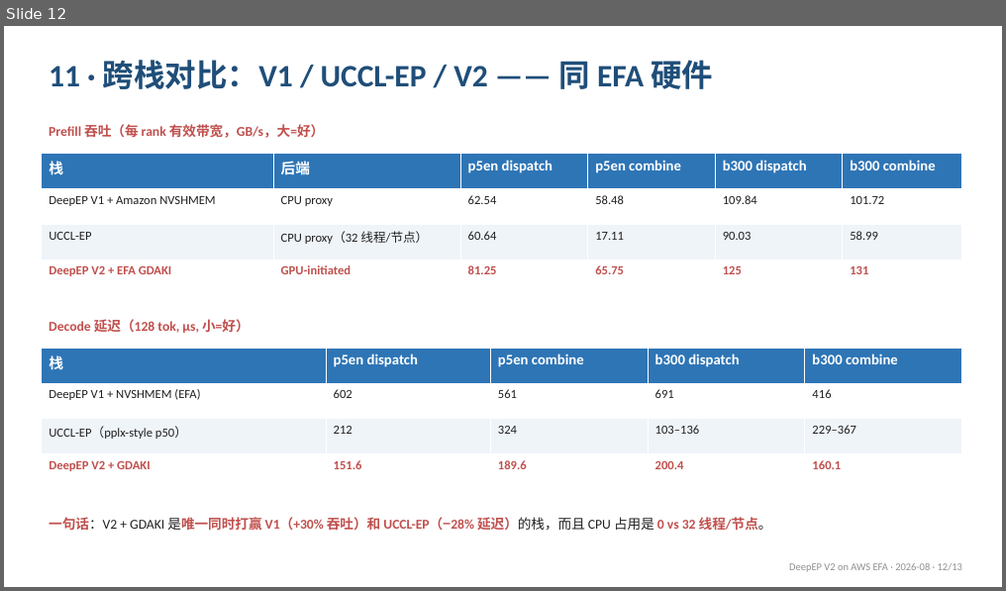
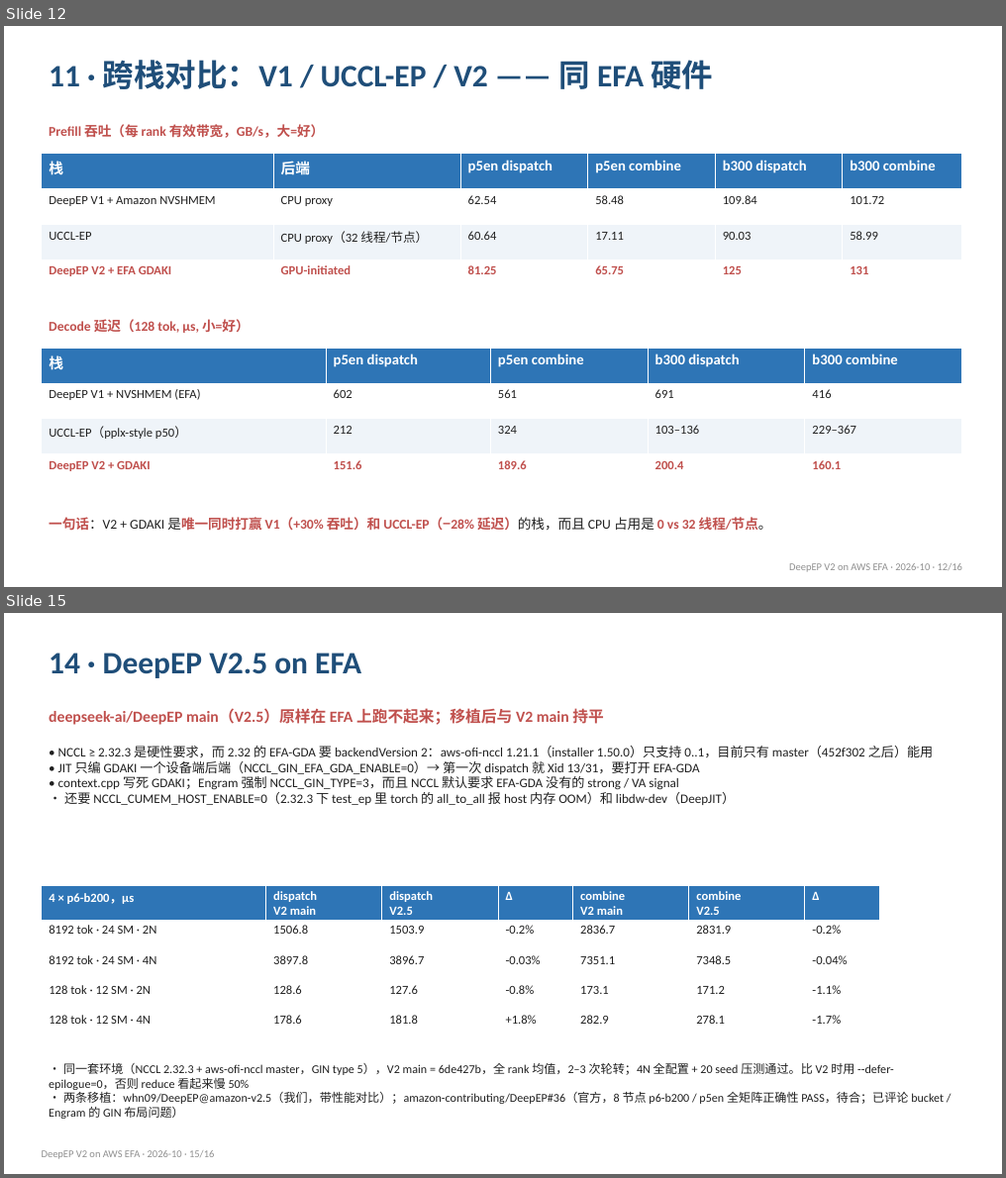
Before and after one commit to whn09/ep-benchmarks-efa, a slide deck: deepep-v2-efa-official/docs/DeepEPv2_on_EFA.pptx. Shown one above the other, each under a label of ours: slide 12 before the commit, slides 12 and 15 after it; the slides between them are not shown. The pictures are 1006x591 and 1006x1178 pixels, drawn with LibreOffice and Linux fonts; fonts in the diff are those of the drawing. Boxes give left, top, right and bottom in pixels: in the first picture for what was removed or moved away, otherwise in the second. Text is boxed around its words. In the diff, an @@ line names an element or a change of style, - is before the commit and + after.

```diff
--- a/deepep-v2-efa-official/docs/DeepEPv2_on_EFA.pptx
+++ b/deepep-v2-efa-official/docs/DeepEPv2_on_EFA.pptx
@@ slide 15 added at box(4, 613, 1002, 1174), background #FFFFFF @@
@@ text added at box(49, 653, 361, 678), 30 pt, text #1F4E79, bold @@
+14 · DeepEP V2.5 on EFA
@@ text added at box(49, 708, 603, 725), 15 pt, text #C0504D, bold @@
+deepseek-ai/DeepEP main（V2.5）原样在 EFA 上跑不起来；移植后与 V2 main 持平
@@ text added at box(58, 746, 934, 805), 12.5 pt, text #202020 @@
+• NCCL ≥ 2.32.3 是硬性要求，而 2.32 的 EFA-GDA 要 backendVersion 2：aws-ofi-nccl 1.21.1（installer 1.50.0）只支持 0..1，目前只有 master（452f302 之后）能用
+• JIT 只编 GDAKI 一个设备端后端（NCCL_GIN_EFA_GDA_ENABLE=0）→ 第一次 dispatch 就 Xid 13/31，要打开 EFA-GDA
+• context.cpp 写死 GDAKI；Engram 强制 NCCL_GIN_TYPE=3，而且 NCCL 默认要求 EFA-GDA 没有的 strong / VA signal
+• 还要 NCCL_CUMEM_HOST_ENABLE=0（2.32.3 下 test_ep 里 torch 的 all_to_all 报 host 内存 OOM）和 libdw-dev（DeepJIT）
@@ table added at box(42, 886, 880, 1036), 5 rows, 7 columns @@
+4 × p6-b200，µs | dispatch / V2 main | dispatch / V2.5 | Δ | combine / V2 main | combine / V2.5 | Δ
+8192 tok · 24 SM · 2N | 1506.8 | 1503.9 | -0.2% | 2836.7 | 2831.9 | -0.2%
+8192 tok · 24 SM · 4N | 3897.8 | 3896.7 | -0.03% | 7351.1 | 7348.5 | -0.04%
+128 tok · 12 SM · 2N | 128.6 | 127.6 | -0.8% | 173.1 | 171.2 | -1.1%
+128 tok · 12 SM · 4N | 178.6 | 181.8 | +1.8% | 282.9 | 278.1 | -1.7%
@@ text added at box(49, 1063, 944, 1119), 11.5 pt, text #202020 @@
+• 同一套环境（NCCL 2.32.3 + aws-ofi-nccl master，GIN type 5），V2 main = 6de427b，全 rank 均值，2–3 次轮转；4N 全配置 + 20 seed 压测通过。比 V2 时用 --defer-epilogue=0，否则 reduce 看起来慢 50%
+• 两条移植：whn09/DeepEP@amazon-v2.5（我们，带性能对比）；amazon-contributing/DeepEP#36（官方，8 节点 p6-b200 / p5en 全矩阵正确性 PASS，待合；已评论 bucket / Engram 的 GIN 布局问题）
@@ text added at box(42, 1151, 214, 1159), 10 pt, text #909090 @@
+DeepEP V2 on AWS EFA · 2026-10 · 15/16
@@ slide 12 changed as well @@
@@ text at box(789, 564, 962, 572): text changed @@
-DeepEP V2 on AWS EFA · 2026-08 · 12/13
+DeepEP V2 on AWS EFA · 2026-10 · 12/16
```
Also in this commit, not shown: 12 other slides changed, 2 other slides added, 2 other files.
